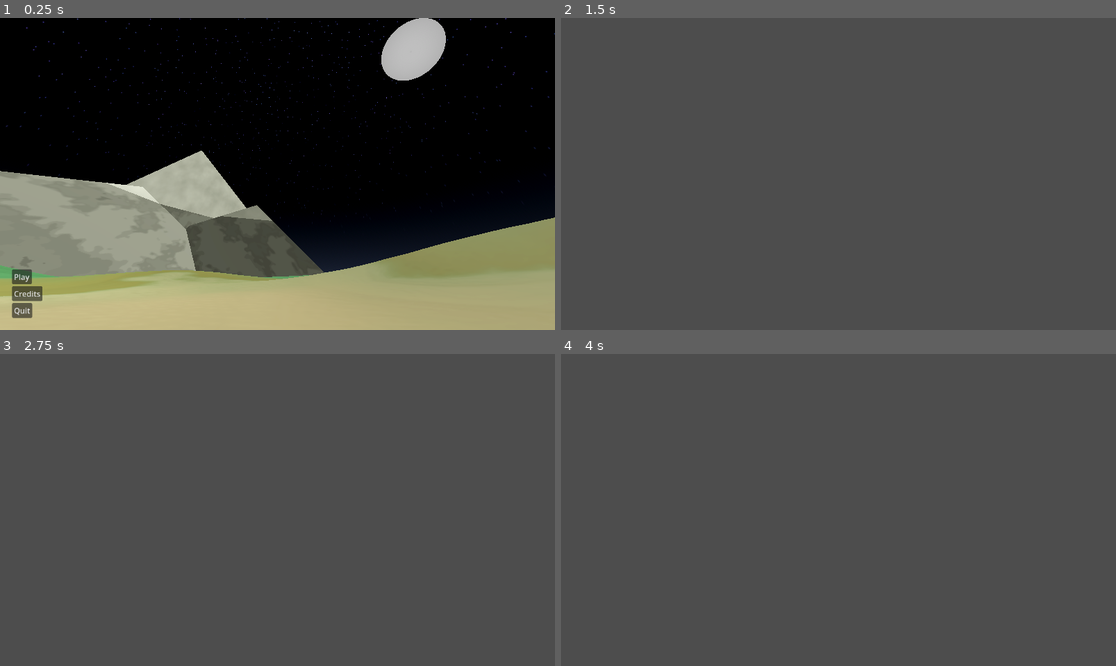
Above: before the commit, frames 1-4 (two rows, left to right).
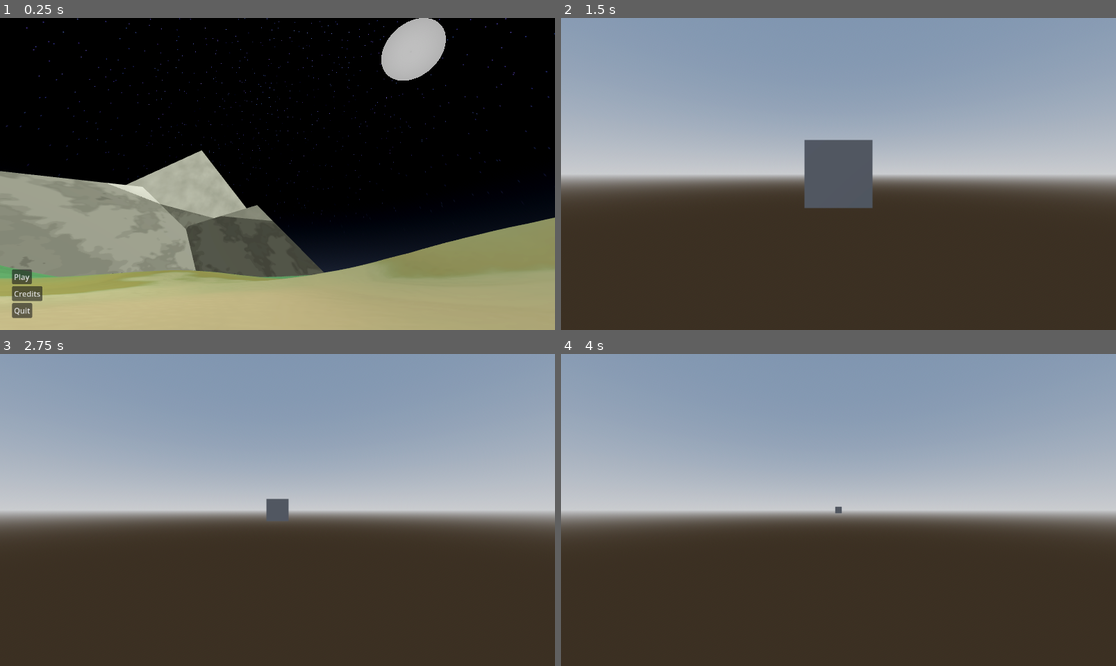
Above: after the commit, the same moments.

Repository: Ortley/black-hole-stars
Game: Godot game, scene res://scene/init.tscn
Same seed, same stepped clock (60 frames per second), same inputs: the game is played once before the commit and once after it.
Inputs (mouse positions are in pixels of both pictures, inside the frame that each line leads up to):
- Up to frame 1 (0.25 s): no input
- Up to frame 2 (1.5 s): click "Play" at 0.5 s; tap Enter at 1.25 s; move the mouse to (960, 158) at 1.27 s; hold Right from 1.28 s (still down); tap Alt at 1.35 s; click (960, 158) at 1.42 s
- Up to frame 3 (2.75 s): move the mouse to (166, 525) at 2.02 s; release Right at 2.03 s; hold Down from 2.03 s (still down); tap Shift at 2.1 s
- Up to frame 4 (4 s): move the mouse to (894, 441) at 2.77 s; release Down at 2.78 s; hold Right 2.78-3.53 s; tap Alt at 2.85 s; move the mouse to (810, 572) at 3.52 s; hold Up from 3.53 s (still down); tap Shift at 3.6 s; click (810, 572) at 3.67 s

The runs differ from the first frame. In frame 1, 0.2% of the frame differs, in the area x 0-100%, y 42-90%; in frame 2, 95%; in frame 3, 97%; in frame 4, 97%, in the area x 0-100%, y 0-100%.

Commit message:
Add object shifting when the camera gets far enough away

Diff:
--- a/project.godot
+++ b/project.godot
@@ -19,6 +19,17 @@
 
 enabled=PackedStringArray("res://addons/godot_super-wakatime/plugin.cfg")
 
+[global_group]
+
+space_bodies="All nodes that can be shifted"
+
+[layer_names]
+
+3d_render/layer_1="Default"
+3d_render/layer_2="World 1x"
+3d_render/layer_3="World 1024x"
+3d_render/layer_4="World 1024x1024x"
+
 [physics]
 
 3d/physics_engine="Jolt Physics"
@@ -26,3 +37,4 @@
 [rendering]
 
 rendering_device/driver.windows="d3d12"
+anti_aliasing/quality/msaa_3d=1
--- a/scene/game.tscn
+++ b/scene/game.tscn
@@ -1,3 +1,46 @@
 [gd_scene format=3 uid="uid://bqgm1h2l0q1se"]
 
+[ext_resource type="Script" uid="uid://xw6oeq01hdre" path="res://script/node/bodies_manager.gd" id="1_5kiuu"]
+[ext_resource type="Script" uid="uid://btcf0tuncjykb" path="res://script/node/space_body.gd" id="2_dbls1"]
+
+[sub_resource type="ProceduralSkyMaterial" id="ProceduralSkyMaterial_n4st5"]
+sky_horizon_color = Color(0.66224277, 0.6717428, 0.6867428, 1)
+ground_horizon_color = Color(0.66224277, 0.6717428, 0.6867428, 1)
+
+[sub_resource type="Sky" id="Sky_5kiuu"]
+sky_material = SubResource("ProceduralSkyMaterial_n4st5")
+
+[sub_resource type="Environment" id="Environment_dbls1"]
+background_mode = 2
+sky = SubResource("Sky_5kiuu")
+tonemap_mode = 2
+glow_enabled = true
+
 [node name="Game" type="Node3D" unique_id=1835963098]
+
+[node name="BodiesManager" type="Node" parent="." unique_id=903733229]
+script = ExtResource("1_5kiuu")
+metadata/_custom_type_script = "uid://xw6oeq01hdre"
+
+[node name="WorldEnvironment" type="WorldEnvironment" parent="." unique_id=1567304175]
+environment = SubResource("Environment_dbls1")
+
+[node name="DirectionalLight3D" type="DirectionalLight3D" parent="." unique_id=962128160]
+transform = Transform3D(-0.8660254, -0.43301278, 0.25, 0, 0.49999997, 0.86602545, -0.50000006, 0.75, -0.43301266, 0, 0, 0)
+shadow_enabled = true
+
+[node name="SubViewport" type="SubViewport" parent="." unique_id=2096346291]
+
+[node name="SpaceBody" type="Node3D" parent="." unique_id=1280416116]
+script = ExtResource("2_dbls1")
+metadata/_custom_type_script = "uid://btcf0tuncjykb"
+
+[node name="CSGBox3D" type="CSGBox3D" parent="SpaceBody" unique_id=657665700]
+
+[node name="SpaceBody2" type="Node3D" parent="." unique_id=844285899]
+script = ExtResource("2_dbls1")
+real_pos = [0.0, 0.0, 1.0]
+metadata/_custom_type_script = "uid://btcf0tuncjykb"
+
+[node name="Camera" type="Camera3D" parent="SpaceBody2" unique_id=544458081]
+transform = Transform3D(1, 0, 0, 0, 1, 0, 0, 0, 1, 0, 0, 1)
--- /dev/null
+++ b/script/node/bodies_manager.gd
@@ -0,0 +1,26 @@
+extends Node
+class_name BodiesManager
+
+@export var threshold := 1000.0
+@export var origin := [0.0, 0.0, 0.0]
+
+@onready var camera: SpaceBody = $"../SpaceBody2"
+
+func _physics_process(delta: float) -> void:
+	var  x = camera.real_pos.map(func (x): return x * (1.0+delta) as float) as Array[float]
+	print(x)
+	print(typeof(x))
+	camera.real_pos = camera.real_pos.map(func (x): return x * (1.0+delta) as float) as Array[float]
+	print(camera.real_pos)
+	camera.update_pos(origin)
+
+
+	if camera.position.length() > threshold:
+		var shift = camera.position
+
+		origin[0] += shift.x
+		origin[1] += shift.y
+		origin[2] += shift.z
+
+		for body: SpaceBody in get_tree().get_nodes_in_group("space_bodies"):
+			body.position -= shift
--- /dev/null
+++ b/script/node/space_body.gd
@@ -0,0 +1,17 @@
+extends Node3D
+class_name SpaceBody
+
+# Godot uses float32 for Vector3, this is float64, capiche?
+@export var real_pos := [0.0, 0.0, 0.0]
+
+
+func _init() -> void:
+	self.add_to_group("space_bodies")
+
+
+func update_pos(with_origin: Array) -> void:
+	self.position = Vector3(
+		real_pos[0] - with_origin[0],
+		real_pos[1] - with_origin[1],
+		real_pos[2] - with_origin[2],
+	)
Not shown, added: script/node/bodies_manager.gd.uid
Not shown, added: script/node/space_body.gd.uid
